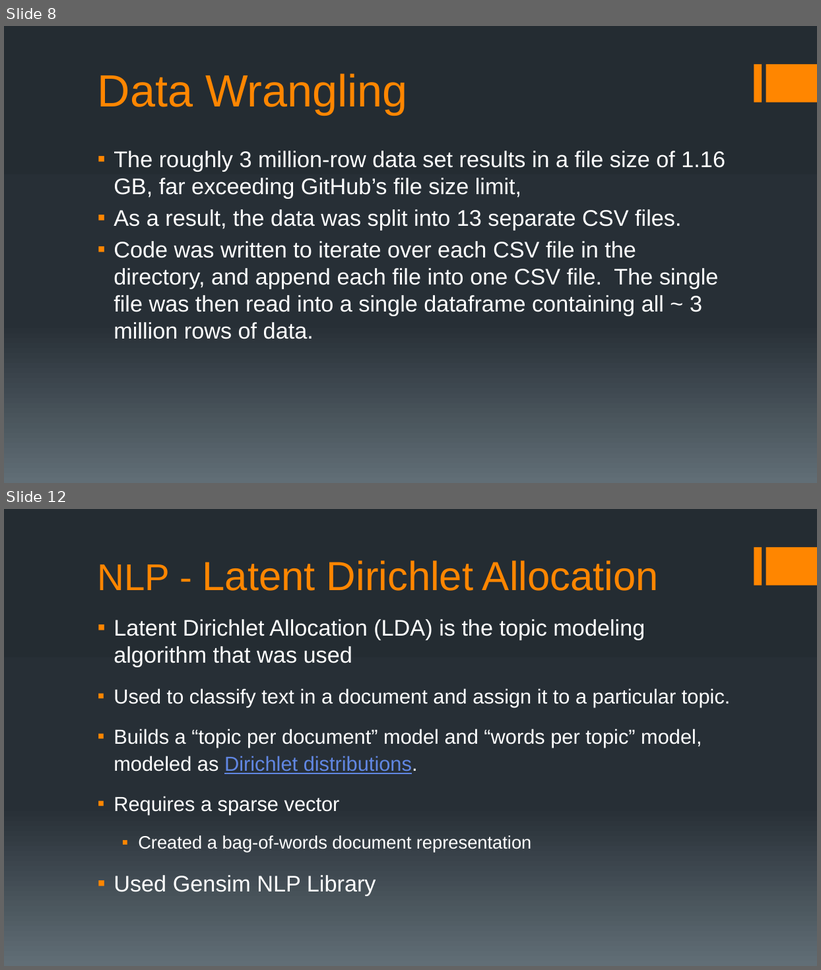
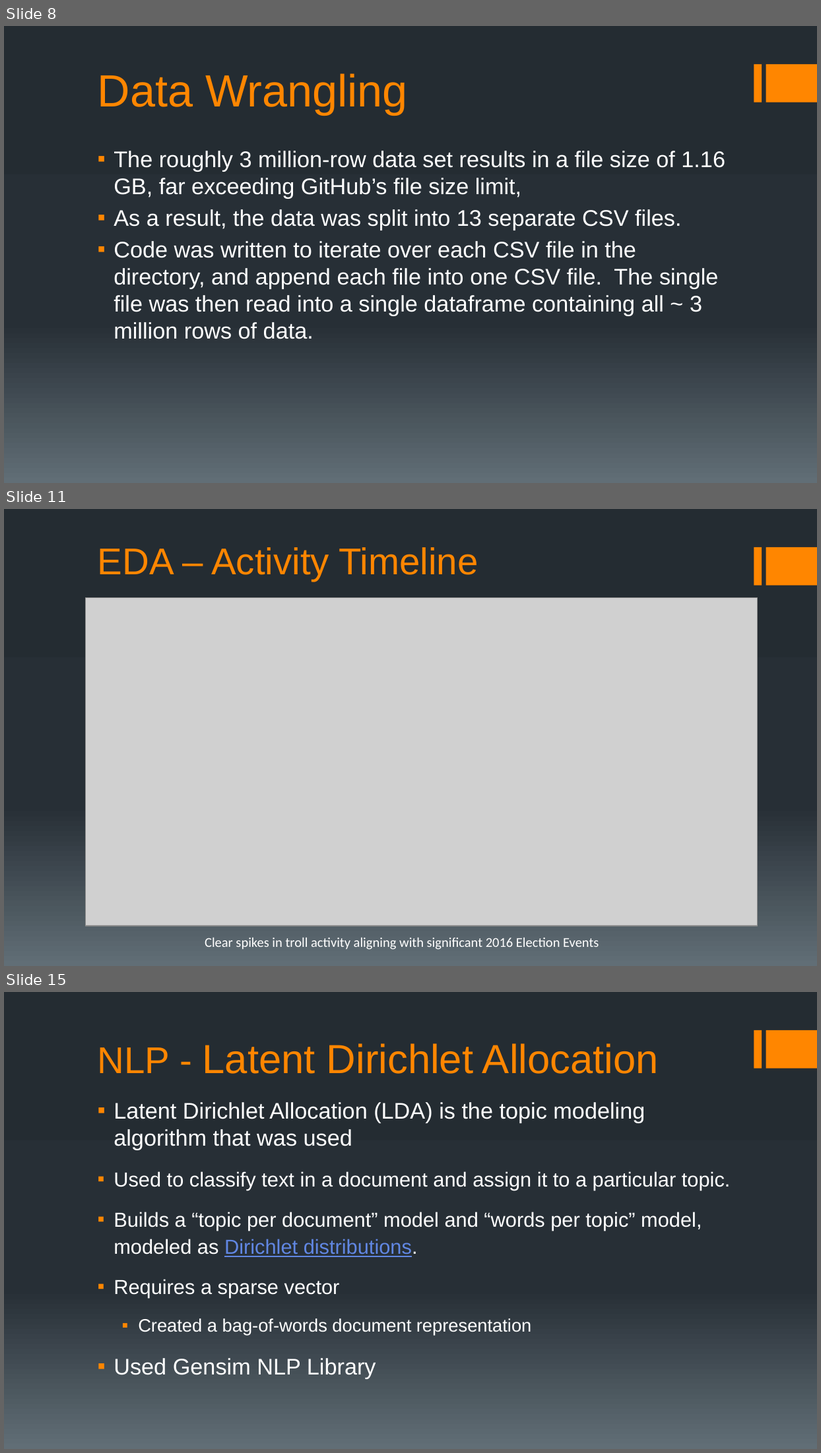
Before and after one commit to chudzikr/Capstone2, a slide deck: reports/Capstone2_Final_Report_Pres.pptx. Shown one above the other, each under a label of ours: slides 8 and 12 before the commit, slides 8, 11 and 15 after it; the slides between them are not shown. The pictures are 821x970 and 821x1453 pixels, drawn with LibreOffice and Linux fonts; fonts in the diff are those of the drawing; grey boxes stand for pictures. Boxes give left, top, right and bottom in pixels: in the first picture for what was removed or moved away, otherwise in the second. Text is boxed around its words. In the diff, an @@ line names an element or a change of style, - is before the commit and + after.

Commit message:
fix chart image

```diff
--- a/reports/Capstone2_Final_Report_Pres.pptx
+++ b/reports/Capstone2_Final_Report_Pres.pptx
@@ slide 11 added at (4,509,817,966), background gradient #242C33 to #273037 to #636D76; not listed: 2 template elements that a slide beside it also shows @@
@@ title added at (98,547,479,581), 33 pt, text #FF8600 @@
+EDA – Activity Timeline
@@ picture added at (85,597,758,926) @@
@@ text added at (205,938,599,950), 12 pt, text #FFFFFF @@
+Clear spikes in troll activity aligning with significant 2016 Election Events
@@ what was slide 12 is now slide 15 @@
```
Also in this commit, not shown: 1 slide changed, 4 other slides added, 2 slides removed.
